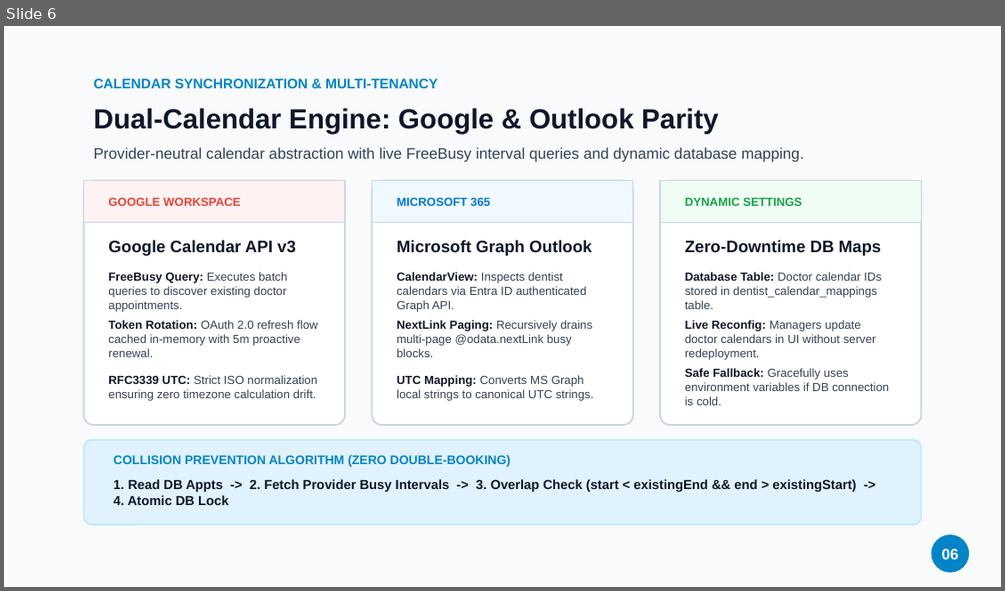
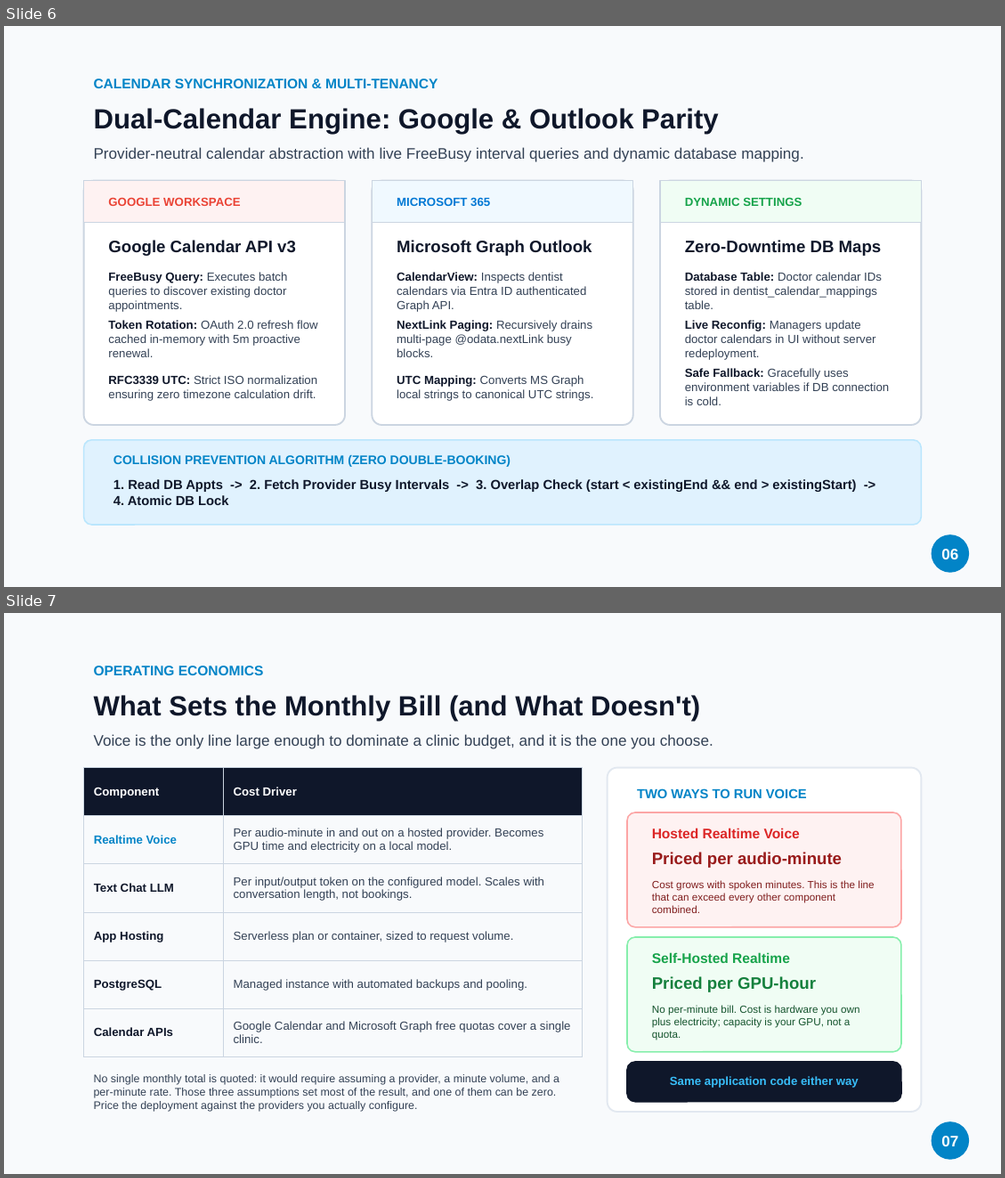
Before and after one commit to wafik/dental-ai-bot, a slide deck: docs/BrightSmile_Dental_AI_Presentation.pptx. Shown one above the other, each under a label of ours: slide 6 before the commit, slides 6 and 7 after it. The pictures are 1005x591 and 1005x1178 pixels, drawn with LibreOffice and Linux fonts; fonts in the diff are those of the drawing. Boxes give left, top, right and bottom in pixels: in the first picture for what was removed or moved away, otherwise in the second. Text is boxed around its words. In the diff, an @@ line names an element or a change of style, - is before the commit and + after.

```diff
--- a/docs/BrightSmile_Dental_AI_Presentation.pptx
+++ b/docs/BrightSmile_Dental_AI_Presentation.pptx
@@ slide 7 added at (x1=4, y1=613, x2=1001, y2=1174), background #F8FAFC @@
@@ text added at (x1=94, y1=666, x2=264, y2=675), 10 pt, text #0284C7, bold @@
+OPERATING ECONOMICS
@@ text added at (x1=94, y1=695, x2=700, y2=721), 20 pt, text #0F172A, bold @@
+What Sets the Monthly Bill (and What Doesn't)
@@ text added at (x1=94, y1=734, x2=713, y2=749), 11 pt, text #334155 @@
+Voice is the only line large enough to dominate a clinic budget, and it is the one you choose.
@@ table added at (x1=84, y1=768, x2=582, y2=1056), 6 rows, 2 columns @@
+Component | Cost Driver
+Realtime Voice | Per audio-minute in and out on a hosted provider. Becomes GPU time and electricity on a local model.
+Text Chat LLM | Per input/output token on the configured model. Scales with conversation length, not bookings.
+App Hosting | Serverless plan or container, sized to request volume.
+PostgreSQL | Managed instance with automated backups and pooling.
+Calendar APIs | Google Calendar and Microsoft Graph free quotas cover a single clinic.
@@ rounded rectangle added at (x1=607, y1=768, x2=921, y2=1111), fill #FFFFFF, outline #E2E8F0 1.2 pt @@
@@ text added at (x1=637, y1=788, x2=807, y2=798), 9.5 pt, text #0284C7, bold @@
+TWO WAYS TO RUN VOICE
@@ rounded rectangle added at (x1=627, y1=812, x2=901, y2=927), fill #FEF2F2, outline #FCA5A5 1 pt @@
@@ text added at (x1=652, y1=827, x2=800, y2=838), 10 pt, text #DC2626, bold @@
+Hosted Realtime Voice
@@ text added at (x1=652, y1=852, x2=841, y2=868), 12 pt, text #991B1B, bold @@
+Priced per audio-minute
@@ text added at (x1=652, y1=880, x2=874, y2=913), 7.5 pt, text #7F1D1D @@
+Cost grows with spoken minutes. This is the line that can exceed every other component combined.
@@ rounded rectangle added at (x1=627, y1=937, x2=901, y2=1052), fill #F0FDF4, outline #86EFAC 1 pt @@
@@ text added at (x1=652, y1=952, x2=790, y2=963), 10 pt, text #16A34A, bold @@
+Self-Hosted Realtime
@@ text added at (x1=652, y1=976, x2=816, y2=992), 12 pt, text #15803D, bold @@
+Priced per GPU-hour
@@ text added at (x1=652, y1=1005, x2=860, y2=1040), 7.5 pt, text #14532D @@
+No per-minute bill. Cost is hardware you own plus electricity; capacity is your GPU, not a quota.
@@ rounded rectangle added at (x1=627, y1=1062, x2=901, y2=1102), fill #0F172A, outline #0F172A 1 pt @@
@@ text added at (x1=94, y1=1074, x2=559, y2=1111), 8 pt, text #334155 @@
+No single monthly total is quoted: it would require assuming a provider, a minute volume, and a per-minute rate. Those three assumptions set most of the result, and one of them can be zero. Price the deployment against the providers you actually configure.
@@ text added at (x1=670, y1=1076, x2=858, y2=1087), 8.5 pt, text #38BDF8, bold @@
+Same application code either way
@@ ellipse added at (x1=931, y1=1121, x2=969, y2=1159), fill #0284C7 @@
@@ text added at (x1=941, y1=1135, x2=958, y2=1146), 11 pt, text #FFFFFF, bold @@
+07
```
Also in this commit, not shown: 1 slide removed, 8 other files.
